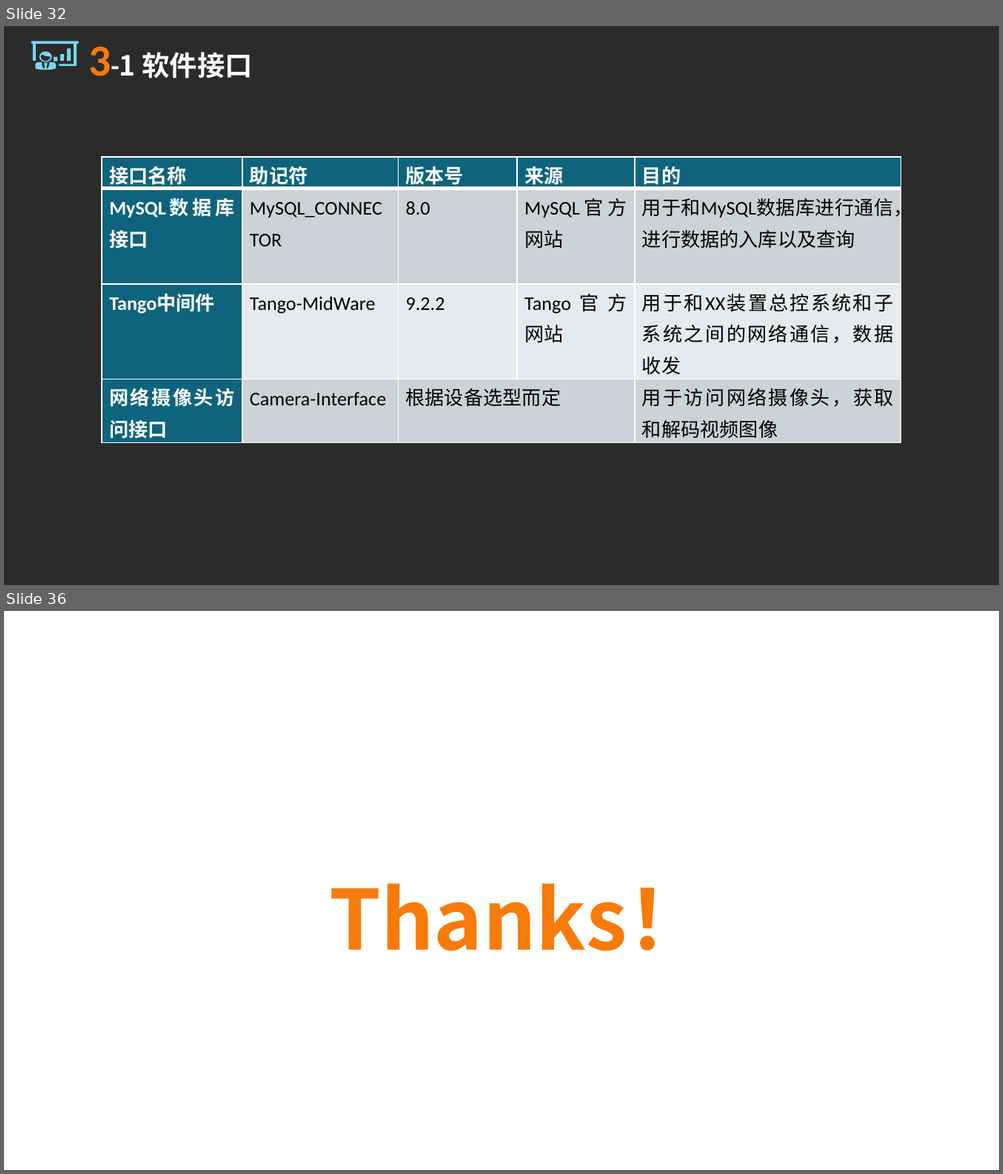
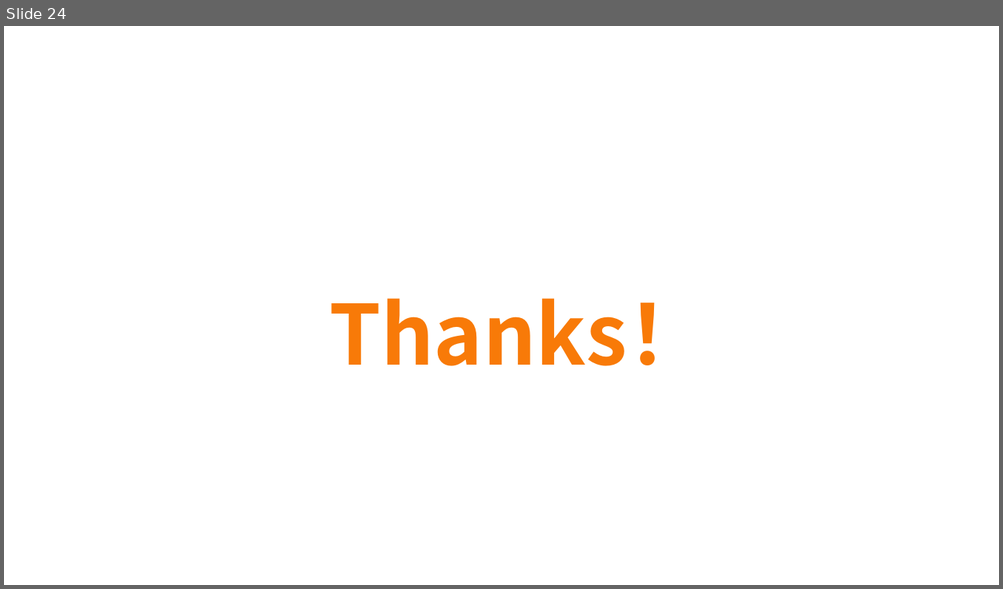
Before and after one commit to xiechongzhu/RadiationSystem, a slide deck: 项目文档/需求/辐射防护数据集成与监控系统软件需求分析报告.pptx. Shown one above the other, each under a label of ours: slides 32 and 36 before the commit, slide 24 after it; the slides between them are not shown. The pictures are 1003x1174 and 1003x589 pixels, drawn with LibreOffice and Linux fonts; fonts in the diff are those of the drawing; background and template pictures are left out; a plain dark background stands for a picture behind light text. Boxes give left, top, right and bottom in pixels: in the first picture for what was removed or moved away, otherwise in the second. Text is boxed around its words. In the diff, an @@ line names an element or a change of style, - is before the commit and + after.

```diff
--- a/项目文档/需求/辐射防护数据集成与监控系统软件需求分析报告.pptx
+++ b/项目文档/需求/辐射防护数据集成与监控系统软件需求分析报告.pptx
@@ slide 32 removed at (4, 26, 999, 585), background picture (left out) @@
@@ freeform shape removed at (32, 41, 79, 70) @@
@@ title removed at (88, 47, 253, 79) @@
-3-1 软件接口
@@ table removed at (102, 157, 900, 442), 4 rows, 5 columns @@
-接口名称 | 助记符 | 版本号 | 来源 | 目的
-MySQL数据库接口 | MySQL_CONNECTOR | 8.0 | MySQL官方网站 | 用于和MySQL数据库进行通信，进行数据的入库以及查询
-Tango中间件 | Tango-MidWare | 9.2.2 | Tango官方网站 | 用于和XX装置总控系统和子系统之间的网络通信，数据收发
-网络摄像头访问接口 | Camera-Interface | 根据设备选型而定 |  | 用于访问网络摄像头，获取和解码视频图像
@@ what was slide 36 is now slide 24 @@
```
Also in this commit, not shown: 4 slides changed, 17 slides added, 28 other slides removed, 15 other files.
